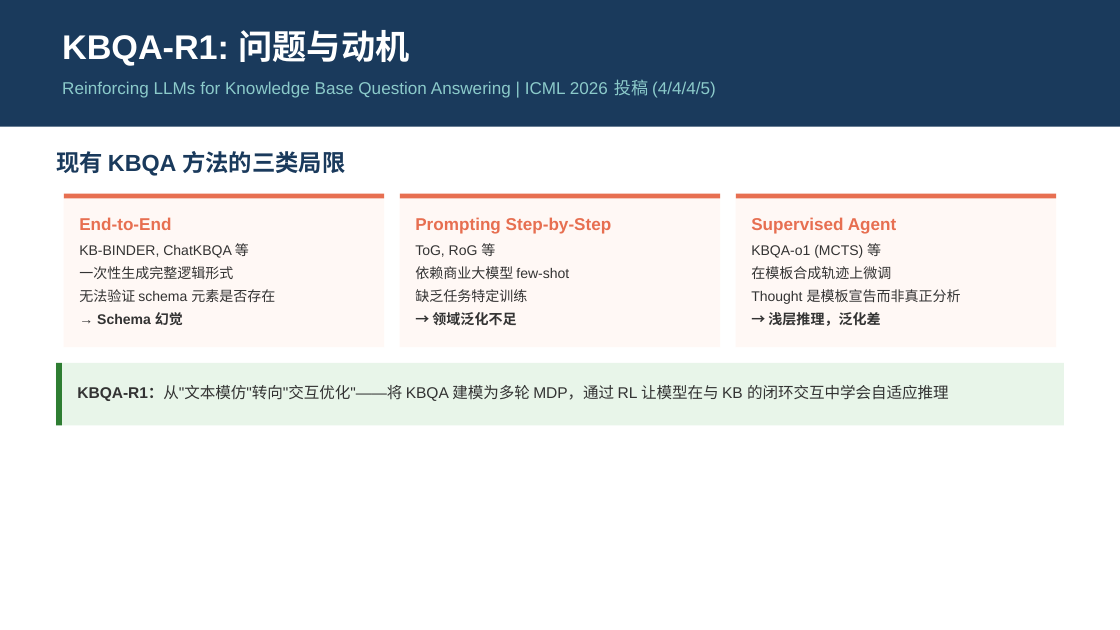
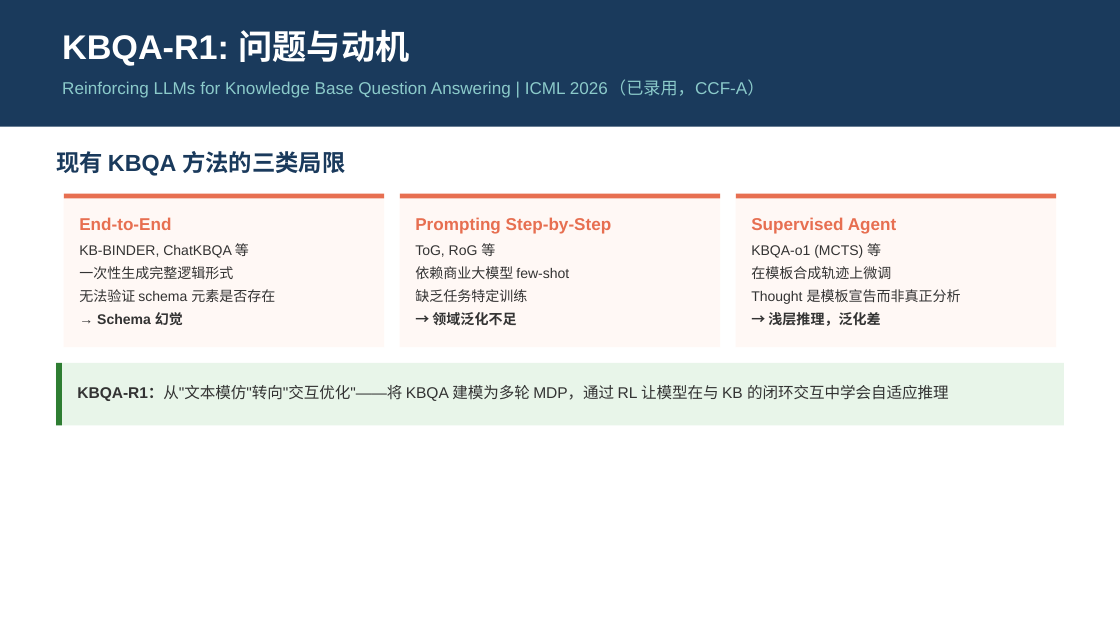
Before and after one commit to sunxin000/resume, a slide deck: slide 7 of interview-presentation.pptx. Drawn at 1120x630 pixels with LibreOffice and Linux fonts; fonts in the diff are those of the drawing. Boxes give left, top, right and bottom in pixels: in the first picture for what was removed or moved away, otherwise in the second. Text is boxed around its words. In the diff, an @@ line names an element or a change of style, - is before the commit and + after.

```diff
--- a/interview-presentation.pptx
+++ b/interview-presentation.pptx
@@ text at <box>62,80,765,98</box>: text changed @@
-Reinforcing LLMs for Knowledge Base Question Answering | ICML 2026 投稿 (4/4/4/5)
+Reinforcing LLMs for Knowledge Base Question Answering | ICML 2026（已录用，CCF-A）
```
Also in this commit, not shown: 3 other slides changed, 5 other files.
